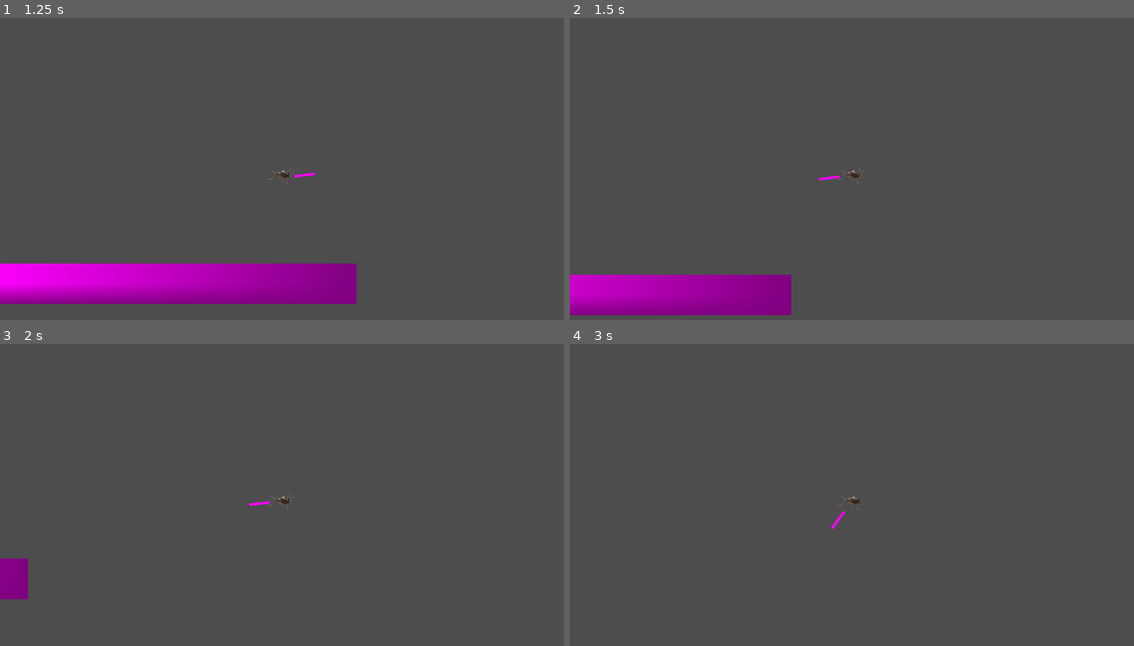
Above: before the commit, frames 1-4 (two rows, left to right).
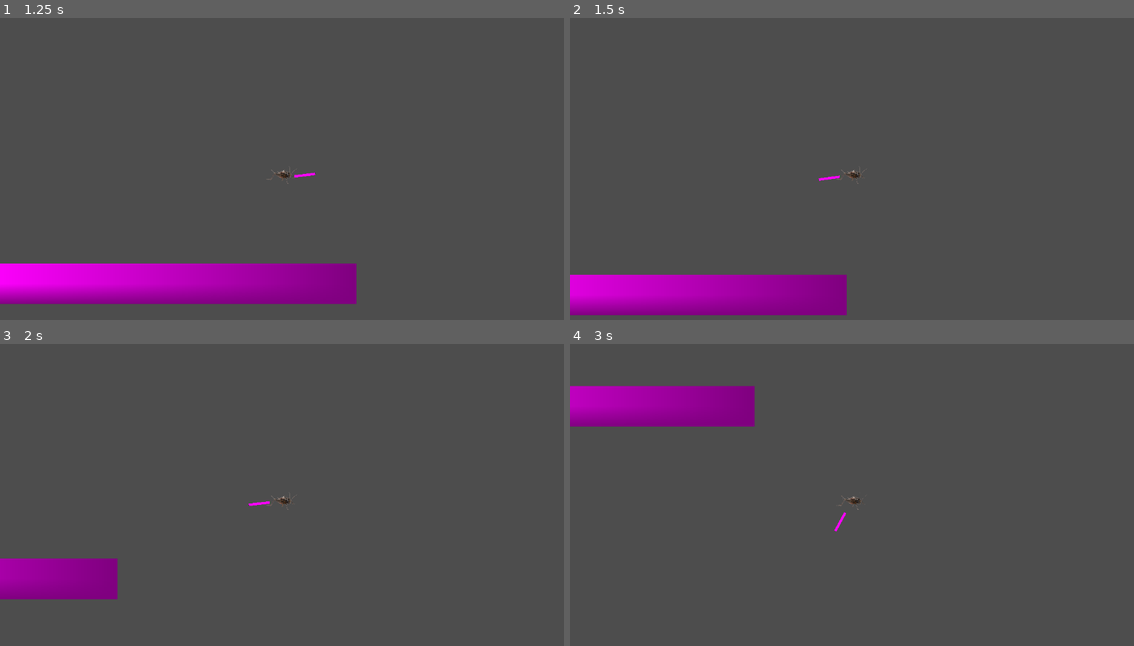
Above: after the commit, the same moments.

Repository: MrTaco1111/Buggun
Game: Godot game, scene res://idk/node_2d.tscn
The game is run twice, just before and just after one commit, with the same random seed, the same clock (stepped at 60 frames per second) and the same inputs.
Inputs (mouse positions are in pixels of both pictures, inside the frame that each line leads up to):
- Up to frame 1 (1.25 s): tap Enter at 0.5 s; move the mouse to (406, 159) at 0.52 s; hold D (ui_right) from 0.53 s (still down); tap Shift (dash) at 0.6 s; tap W (ui_up) at 0.77 s
- Up to frame 2 (1.5 s): keep holding D (ui_right); move the mouse to (739, 193) at 1.27 s; tap Shift (dash) at 1.35 s
- Up to frame 3 (2 s): keep holding D (ui_right); tap W (ui_up) at 1.52 s
- Up to frame 4 (3 s): move the mouse to (908, 431) at 2.02 s; release D (ui_right) at 2.03 s; hold A (ui_left) 2.03-2.78 s; click (908, 431) at 2.1 s; tap Shift (dash) at 2.3, 2.85 s; move the mouse to (823, 564) at 2.77 s; hold D (ui_right) from 2.78 s (still down)

Frame 1 is identical in both runs. In frame 2, 1.3% of the frame differs, in the area x 39-50%, y 52-99%; in frame 3, 2.6%; in frame 4, 4.5%, in the area x 0-49%, y 13-63%.

Commit message:
Dash Timer Added

Diff:
--- a/Player/character_body_2d.gd
+++ b/Player/character_body_2d.gd
@@ -7,6 +7,7 @@
 @onready var coyoteCheck : bool = true
 var canCoyoteJump : bool
 @onready var dashFrames : int = 0
+@onready var canDash : bool = true
 
 func _physics_process(delta: float) -> void:
 	Global.charPosition = position
@@ -26,8 +27,10 @@
 			canCoyoteJump = false
 			velocity.y = JUMP_VELOCITY
 
-	if Input.is_action_just_pressed("dash"):
+	if Input.is_action_just_pressed("dash") and canDash:
 		dashFrames = 1
+		canDash = false
+		$"DashTimer".start(1)
 
 	if(dashFrames > 0):
 		if $"cricket sprite".flip_h == true:
@@ -92,4 +95,7 @@
 
 func _on_coyote_timer_timeout() -> void:
 	canCoyoteJump = false
-	pass
+
+
+func _on_dash_timer_timeout() -> void:
+	canDash = true
--- a/idk/node_2d.tscn
+++ b/idk/node_2d.tscn
@@ -70,6 +70,8 @@
 one_shot = true
 ignore_time_scale = true
 
+[node name="DashTimer" type="Timer" parent="Cricket" unique_id=1711923200]
+
 [node name="StaticBody2D" type="StaticBody2D" parent="." unique_id=1964810629]
 position = Vector2(-2, 161)
 physics_material_override = SubResource("PhysicsMaterial_epypp")
@@ -85,3 +87,5 @@
 
 [connection signal="timeout" from="Cricket/Gun/Timer" to="Cricket/Gun" method="_on_timer_timeout"]
 [connection signal="timeout" from="Cricket/CoyoteTimer" to="Cricket" method="_on_coyote_timer_timeout"]
+[connection signal="timeout" from="Cricket/DashTimer" to="." method="_on_dash_timer_timeout"]
+[connection signal="timeout" from="Cricket/DashTimer" to="Cricket" method="_on_dash_timer_timeout"]
